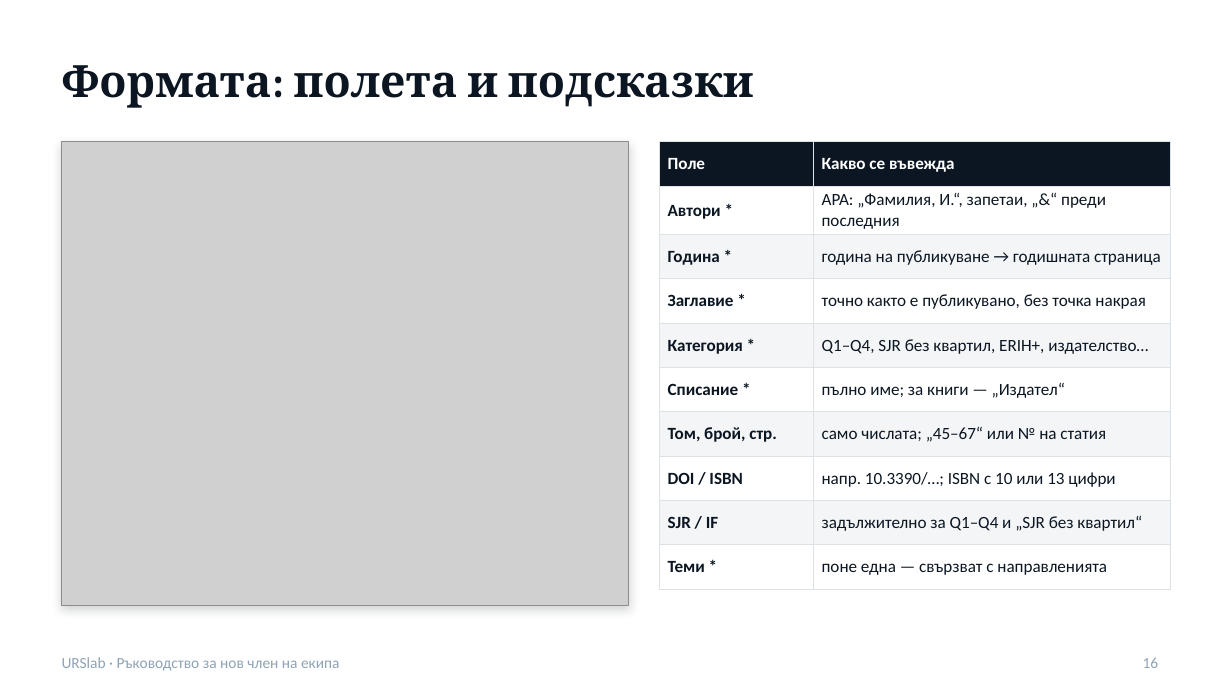
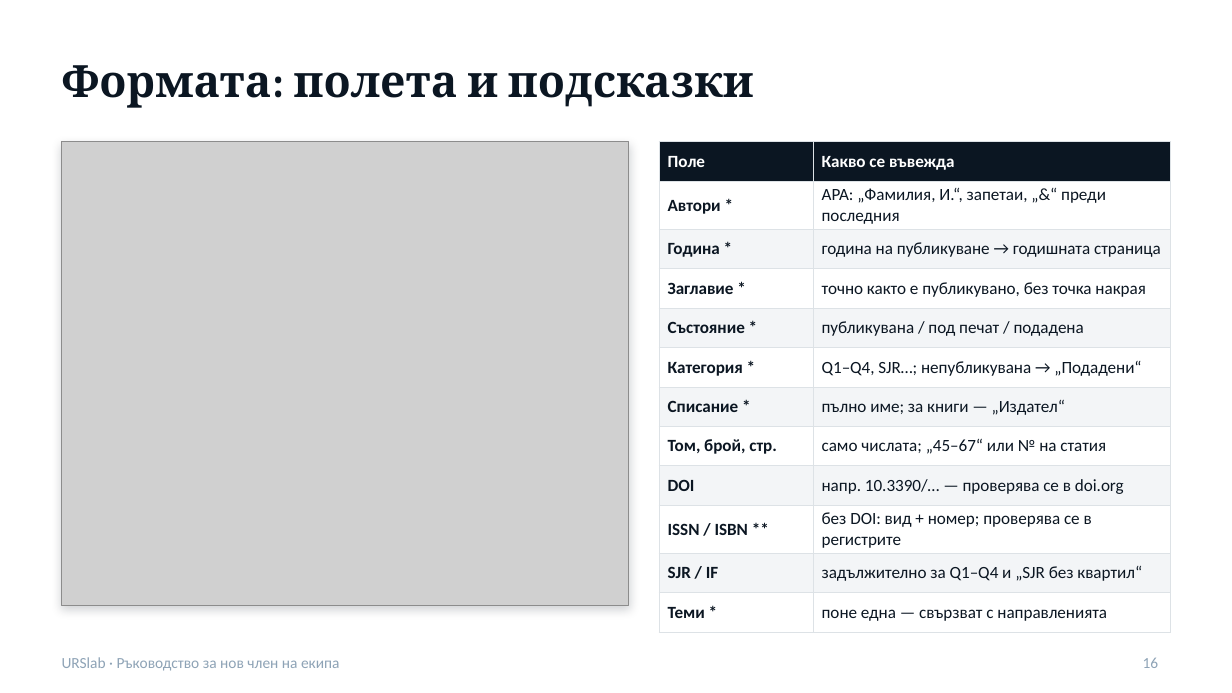
Before and after one commit to urslab-irbas/urslab-site, a slide deck: slide 16 of public/docs/URSlab-rakovodstvo.pptx. Drawn at 1232x693 pixels with LibreOffice and Linux fonts; fonts in the diff are those of the drawing; grey boxes stand for pictures. Boxes give left, top, right and bottom in pixels: in the first picture for what was removed or moved away, otherwise in the second. Text is boxed around its words. In the diff, an @@ line names an element or a change of style, - is before the commit and + after.

```diff
--- a/public/docs/URSlab-rakovodstvo.pptx
+++ b/public/docs/URSlab-rakovodstvo.pptx
@@ table at (659, 142, 1170, 625) @@
-row 5: Категория * | Q1–Q4, SJR без квартил, ERIH+, издателство…
+row 5: Състояние * | публикувана / под печат / подадена
+row 6: Категория * | Q1–Q4, SJR…; непубликувана → „Подадени“
-row 8: DOI / ISBN | напр. 10.3390/…; ISBN с 10 или 13 цифри
+row 9: DOI | напр. 10.3390/… — проверява се в doi.org
+row 10: ISSN / ISBN ** | без DOI: вид + номер; проверява се в регистрите
```
Also in this commit, not shown: 3 other slides changed, 11 other files.
